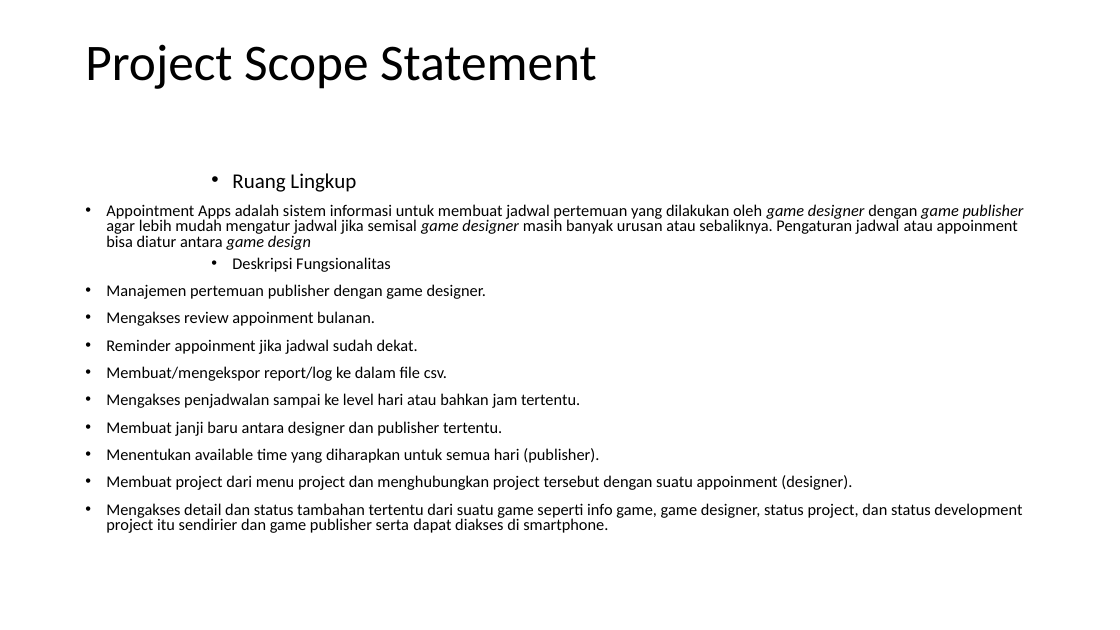
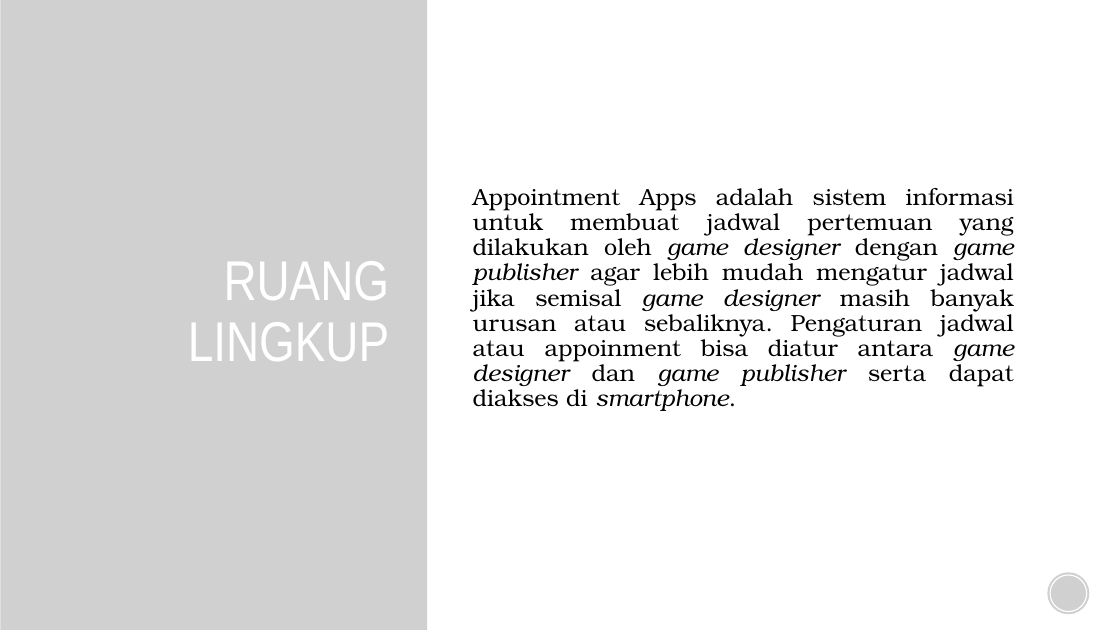
Before and after one commit to danirahman21/PPL4620, a slide deck: slide 8 of Kelompok 4.pptx (slide 2 before the commit). Drawn at 1120x630 pixels with LibreOffice and Linux fonts; fonts in the diff are those of the drawing; grey boxes stand for pictures; background and template pictures are left out. Boxes give left, top, right and bottom in pixels: in the first picture for what was removed or moved away, otherwise in the second. Text is boxed around its words. In the diff, an @@ line names an element or a change of style, - is before the commit and + after.

Commit message:
PPT InsyaAllah DONE
Monggo dicek lagi PPT nya kalo masih ada kekurangan ya guys

```diff
--- a/Kelompok 4.pptx
+++ b/Kelompok 4.pptx
@@ picture added at [0,0,427,630] @@
@@ title removed at [85,44,597,89] @@
-Project Scope Statement
@@ text "Appointment Apps adalah sistem informasi ..." at [473,188,1014,411]: vertical alignment top to middle @@
@@ text at [473,188,1014,411]: text changed; size 14 to 20 pt; font Calibri to TeX Gyre Bonum @@
-      • Ruang Lingkup
-• Appointment Apps adalah sistem informasi untuk membuat jadwal pertemuan yang dilakukan oleh game designer dengan game publisher agar lebih mudah mengatur jadwal jika semisal game designer masih banyak urusan atau sebaliknya. Pengaturan jadwal atau appoinment bisa diatur antara game design
-      • Deskripsi Fungsionalitas
-• Manajemen pertemuan publisher dengan game designer.
-• Mengakses review appoinment bulanan.
-• Reminder appoinment jika jadwal sudah dekat.
-• Membuat/mengekspor report/log ke dalam file csv.
-• Mengakses penjadwalan sampai ke level hari atau bahkan jam tertentu.
-• Membuat janji baru antara designer dan publisher tertentu.
-• Menentukan available time yang diharapkan untuk semua hari (publisher).
-• Membuat project dari menu project dan menghubungkan project tersebut dengan suatu appoinment (designer).
-• Mengakses detail dan status tambahan tertentu dari suatu game seperti info game, game designer, status project, dan status development project itu sendirier dan game publisher serta dapat diakses di smartphone.
+Appointment Apps adalah sistem informasi untuk membuat jadwal pertemuan yang dilakukan oleh game designer dengan game publisher agar lebih mudah mengatur jadwal jika semisal game designer masih banyak urusan atau sebaliknya. Pengaturan jadwal atau appoinment bisa diatur antara game designer dan game publisher serta dapat diakses di smartphone.
@@ title added at [188,261,390,361], 48 pt, text #FFFFFF @@
+RUANG LINGKUP
@@ picture added at [1048,572,1090,614] @@
@@ ellipse added at [1050,575,1087,612], outline #FFFFFF 1 pt @@
```
Also in this commit, not shown: 5 other slides changed, 16 slides added, 1 other file.
